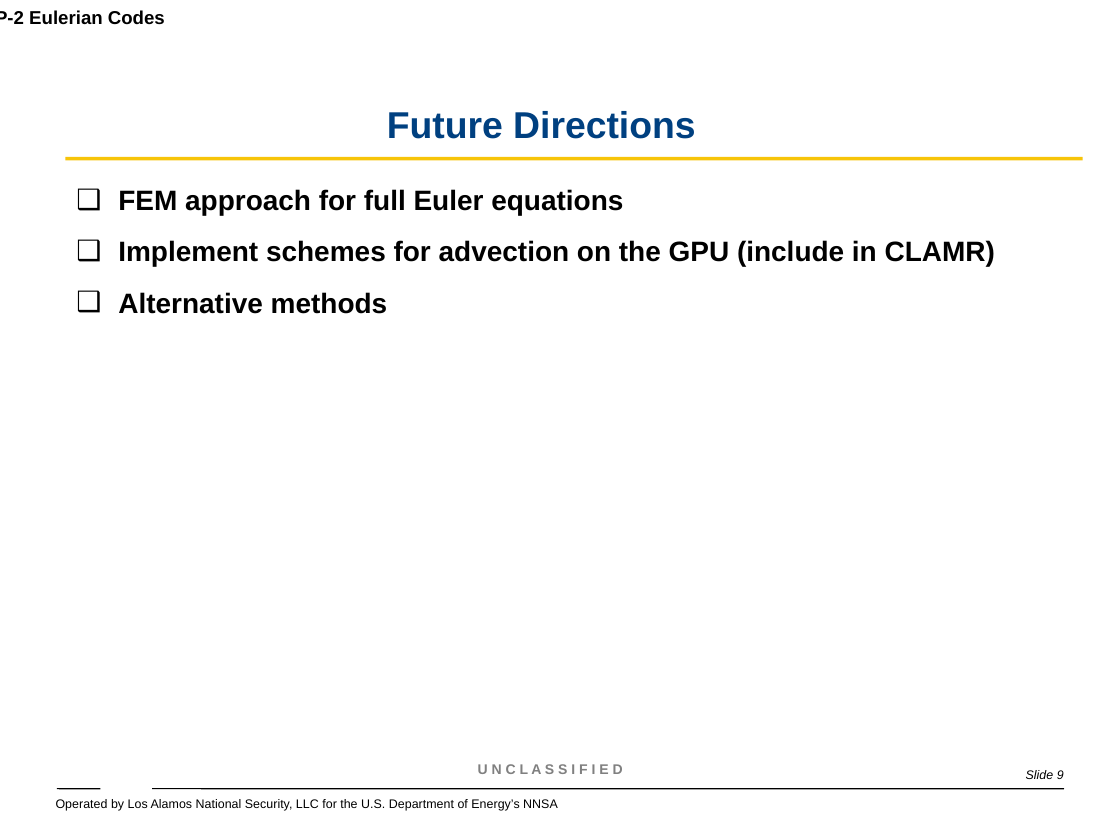
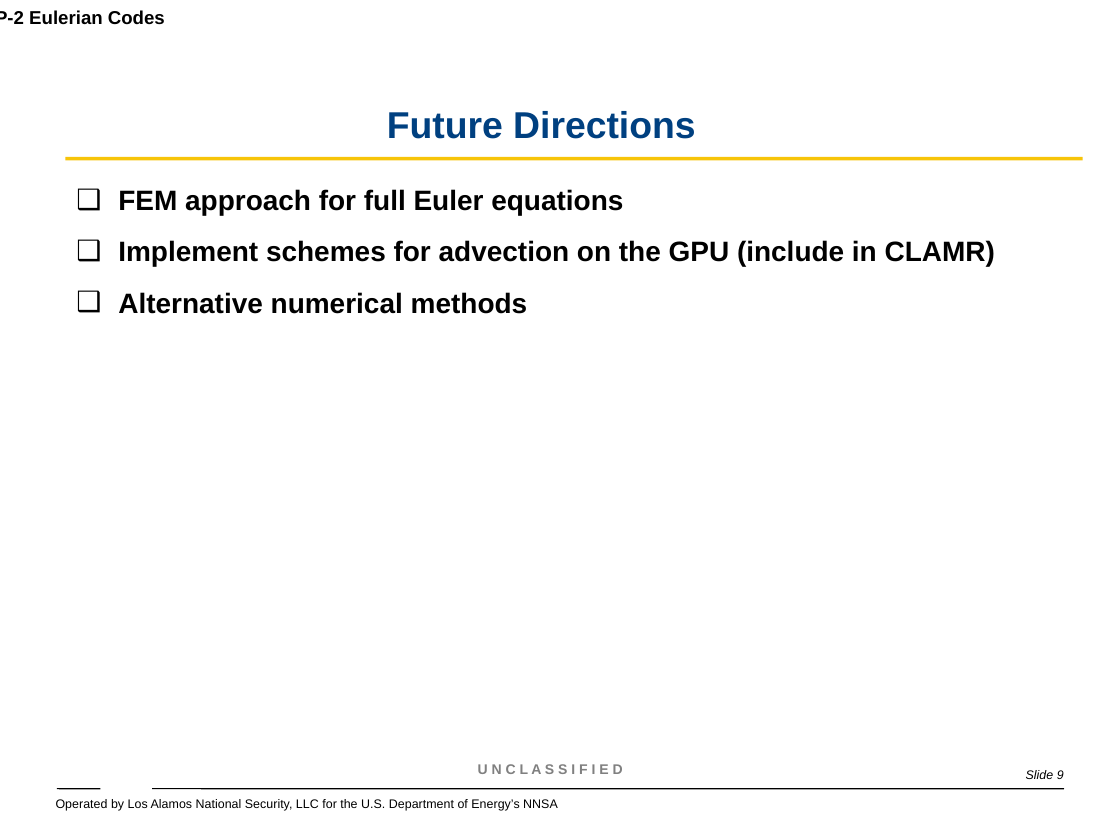
Before and after one commit to wmatern/summer_LANL, a slide deck: slide 9 of Research_Presentation.ppt. Drawn at 1120x840 pixels with LibreOffice and Linux fonts; fonts in the diff are those of the drawing; background and template pictures are left out. Boxes give left, top, right and bottom in pixels: in the first picture for what was removed or moved away, otherwise in the second. Text is boxed around its words. In the diff, an @@ line names an element or a change of style, - is before the commit and + after.

```diff
--- a/Research_Presentation.ppt
+++ b/Research_Presentation.ppt
@@ text at (118, 292, 528, 314): text changed @@
-❑ Alternative methods
+❑ Alternative numerical methods
```
Also in this commit, not shown: 2 other slides changed.
